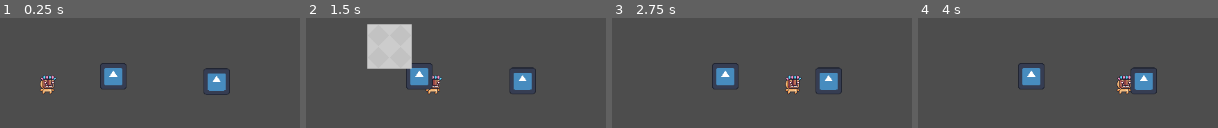
Above: before the commit, frames 1-4 (left to right).
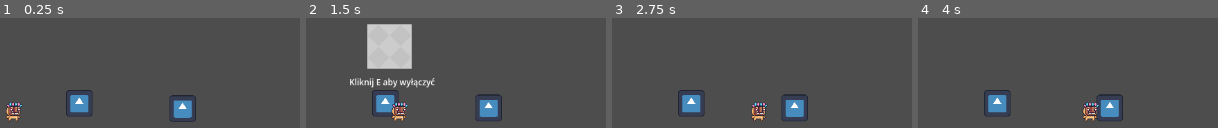
Above: after the commit, the same moments.

Repository: Mijak203/Hackathon2024
Game: Godot game, scene res://scenes/test_level.tscn
Same seed, same stepped clock (60 frames per second), same inputs: the game is played once before the commit and once after it. The engine's default icon, where the game draws it, is replaced by a stand-in: a white triangle on a blue panel in a dark square.
Inputs:
- Up to frame 1 (0.25 s): no input
- Up to frame 2 (1.5 s): tap Enter at 0.5 s; hold D (go_right) from 0.53 s (still down); tap E (openNote) at 0.6, 1.35 s; tap Space (jump) at 0.77 s
- Up to frame 3 (2.75 s): tap Space (jump) at 1.52, 2 s; release D (go_right) at 2.03 s; hold A (go_left) from 2.03 s (still down); tap E (openNote) at 2.1 s
- Up to frame 4 (4 s): release A (go_left) at 2.78 s; hold D (go_right) from 2.78 s (still down); tap E (openNote) at 2.85, 3.6 s; tap Space (jump) at 3.02, 3.77 s; tap Enter at 3.5 s

The runs differ from the first frame. In frame 1, 6.6% of the frame differs, in the area x 2-77%, y 40-95%; in frame 2, 7.1%, in the area x 14-77%, y 40-94%; in frame 3, 6.6%; in frame 4, 6.6%.

Commit message:
Tutorial to open note

Diff:
--- a/scenes/note.tscn
+++ b/scenes/note.tscn
@@ -6,7 +6,11 @@
 [sub_resource type="RectangleShape2D" id="RectangleShape2D_dj84e"]
 size = Vector2(256, 126)
 
+[sub_resource type="LabelSettings" id="LabelSettings_cmq60"]
+font_size = 12
+
 [node name="Note" type="Area2D"]
+position = Vector2(566, 355)
 script = ExtResource("1_savay")
 
 [node name="Note" type="Sprite2D" parent="."]
@@ -17,5 +21,25 @@
 scale = Vector2(0.3, 0.3)
 shape = SubResource("RectangleShape2D_dj84e")
 
+[node name="Label" type="Label" parent="."]
+visible = false
+anchors_preset = 8
+anchor_left = 0.5
+anchor_top = 0.5
+anchor_right = 0.5
+anchor_bottom = 0.5
+offset_left = -73.0
+offset_top = -42.5
+offset_right = 93.0
+offset_bottom = -19.5
+grow_horizontal = 2
+grow_vertical = 2
+size_flags_horizontal = 8
+text = "Kliknij E aby zobaczyć"
+label_settings = SubResource("LabelSettings_cmq60")
+horizontal_alignment = 1
+vertical_alignment = 1
+metadata/_edit_use_anchors_ = true
+
 [connection signal="body_entered" from="." to="." method="_on_body_entered"]
 [connection signal="body_exited" from="." to="." method="_on_body_exited"]
--- a/scenes/test_level.tscn
+++ b/scenes/test_level.tscn
@@ -26,23 +26,23 @@
 [node name="TileMapLayer" type="TileMapLayer" parent="."]
 
 [node name="StaticBody2D" type="StaticBody2D" parent="."]
-position = Vector2(553, 397)
+position = Vector2(504, 436)
 collision_layer = 2
 
 [node name="CollisionShape2D" type="CollisionShape2D" parent="StaticBody2D"]
 shape = SubResource("WorldBoundaryShape2D_qnom6")
 
-[node name="Player" parent="." instance=ExtResource("2_3yq32")]
-position = Vector2(524, 380)
-collision_mask = 26
-
 [node name="box" parent="." instance=ExtResource("2_rxjfp")]
-position = Vector2(767, 328)
+position = Vector2(718, 367)
 collision_layer = 16
 collision_mask = 3
 
 [node name="Note" parent="." instance=ExtResource("3_3suyc")]
-position = Vector2(618, 371)
+position = Vector2(569, 410)
+
+[node name="Player" parent="." instance=ExtResource("2_3yq32")]
+position = Vector2(475, 419)
+collision_mask = 26
 
 [node name="Camera2D" type="Camera2D" parent="."]
 position = Vector2(575, 328)
--- a/scripts/note.gd
+++ b/scripts/note.gd
@@ -1,9 +1,21 @@
 extends Area2D
+@onready var label: Label = $Label
 
 
 func _on_body_entered(body: Node2D) -> void:
 	Global.note_to_open = true
 
+	label.show()
 
 func _on_body_exited(body: Node2D) -> void:
 	Global.note_to_open = false
+	label.hide()
+
+
+func _process(delta: float) -> void:
+	changeText()
+func changeText():
+	if Global.showNote == true:
+		label.text ="Kliknij E aby wyłączyć"
+	elif Global.showNote == false:
+		label.text ="Kliknij E aby zobaczyć"
Not shown: 1 places in scenes/note.tscn that only renumber resources
